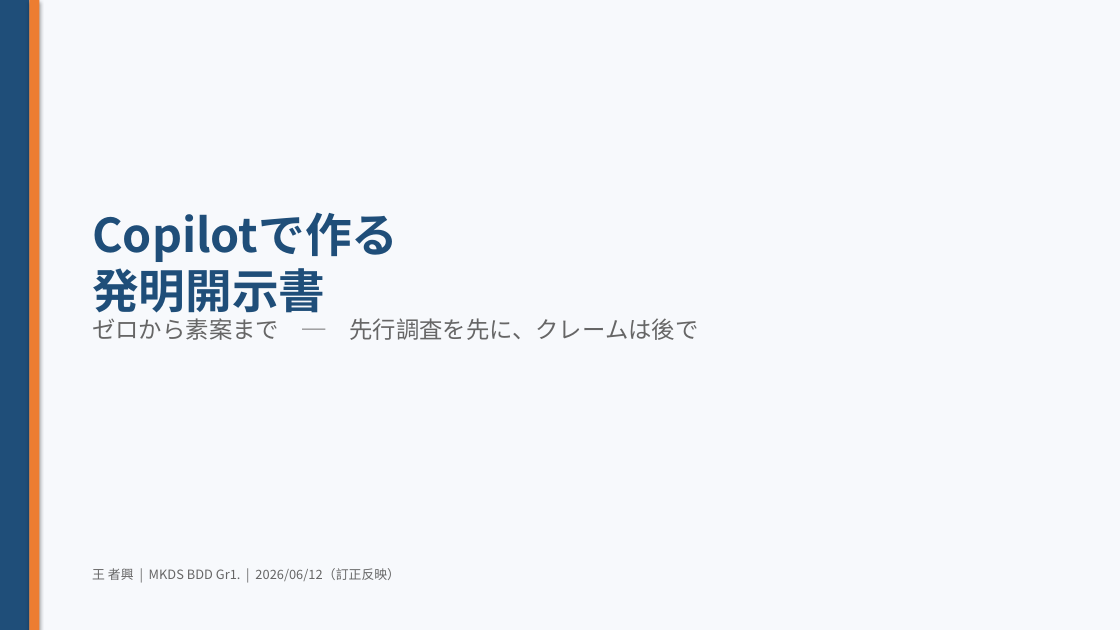
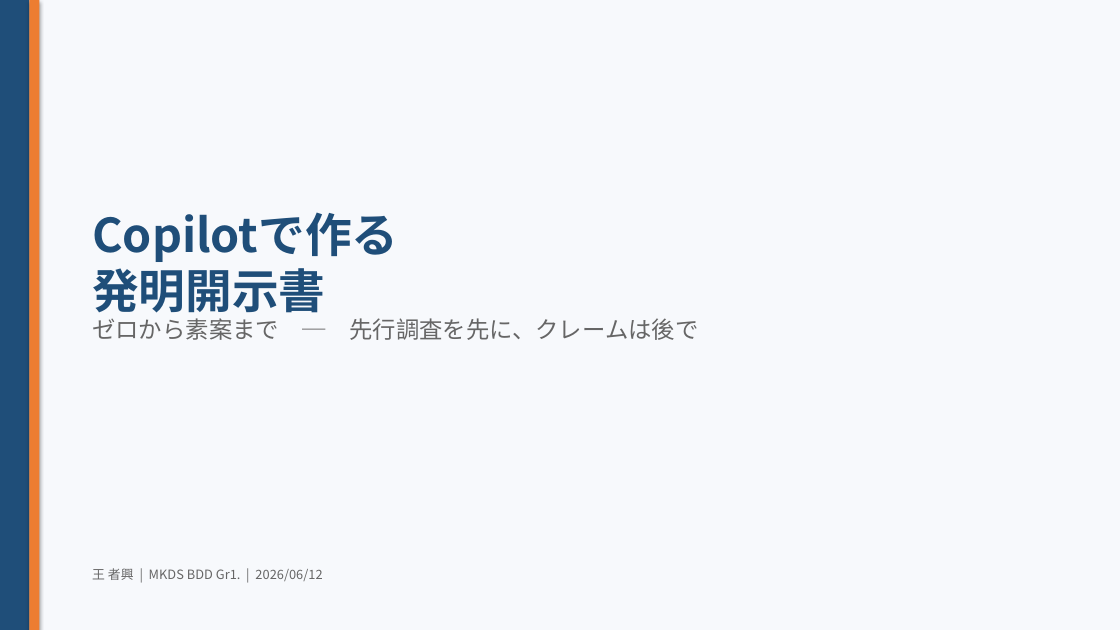
Before and after one commit to zhexingwang/ppt, a slide deck: slide 1 of decks/05_Copilot発明開示書/Copilot発明開示書_訂正反映.pptx. Drawn at 1120x630 pixels with LibreOffice and Linux fonts; fonts in the diff are those of the drawing. Boxes give left, top, right and bottom in pixels: in the first picture for what was removed or moved away, otherwise in the second. Text is boxed around its words. In the diff, an @@ line names an element or a change of style, - is before the commit and + after.

```diff
--- a/decks/05_Copilot発明開示書/Copilot発明開示書_訂正反映.pptx
+++ b/decks/05_Copilot発明開示書/Copilot発明開示書_訂正反映.pptx
@@ text at (x1=92, y1=568, x2=322, y2=581): text changed @@
-王 者興 | MKDS BDD Gr1. | 2026/06/12（訂正反映）
+王 者興 | MKDS BDD Gr1. | 2026/06/12
```
Also in this commit, not shown: 12 other slides changed, 15 other files.
